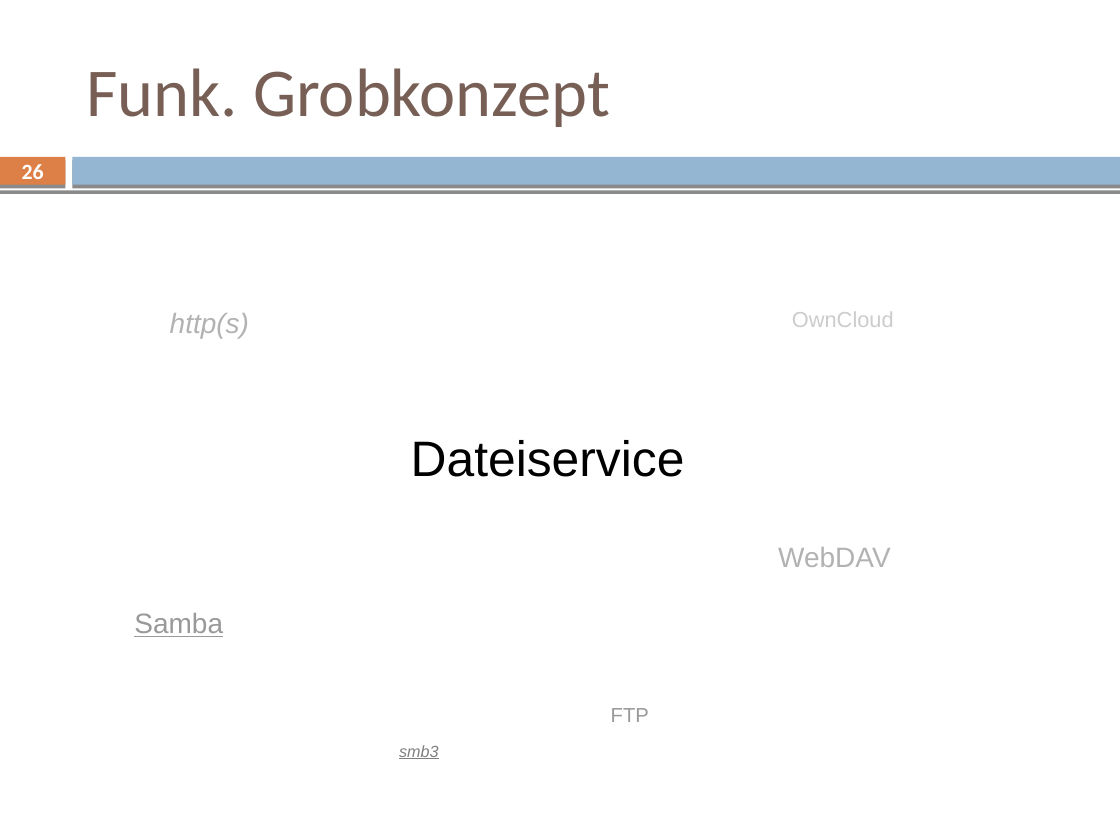
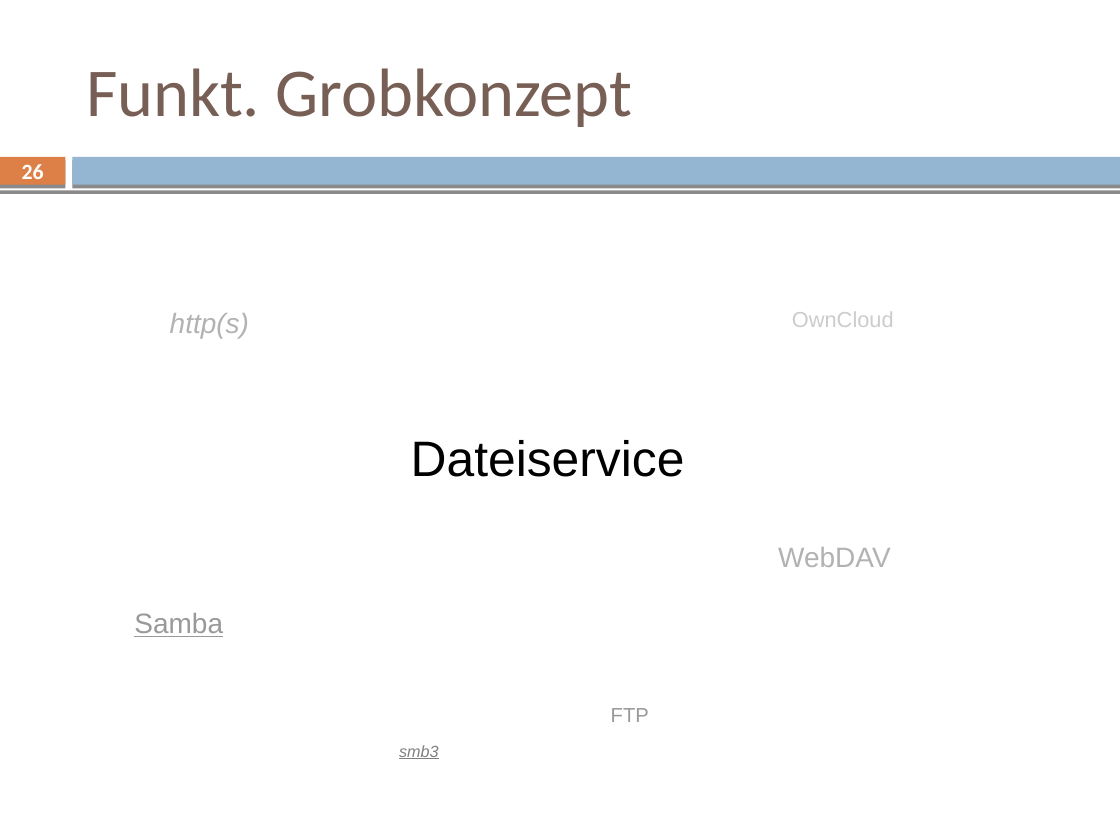
Before and after one commit to mvw/Wilddiebe10, a slide deck: slide 26 of keynote/keynote_part1_sascha.odp. Drawn at 1120x840 pixels with LibreOffice and Linux fonts; fonts in the diff are those of the drawing. Boxes give left, top, right and bottom in pixels: in the first picture for what was removed or moved away, otherwise in the second. Text is boxed around its words. In the diff, an @@ line names an element or a change of style, - is before the commit and + after.

Commit message:
keynote: typos

```diff
--- a/keynote/keynote_part1_sascha.odp
+++ b/keynote/keynote_part1_sascha.odp
@@ title at (86,68,633,127): text changed @@
-Funk. Grobkonzept
+Funkt. Grobkonzept
```
Also in this commit, not shown: 4 other slides changed, 1 other file.
